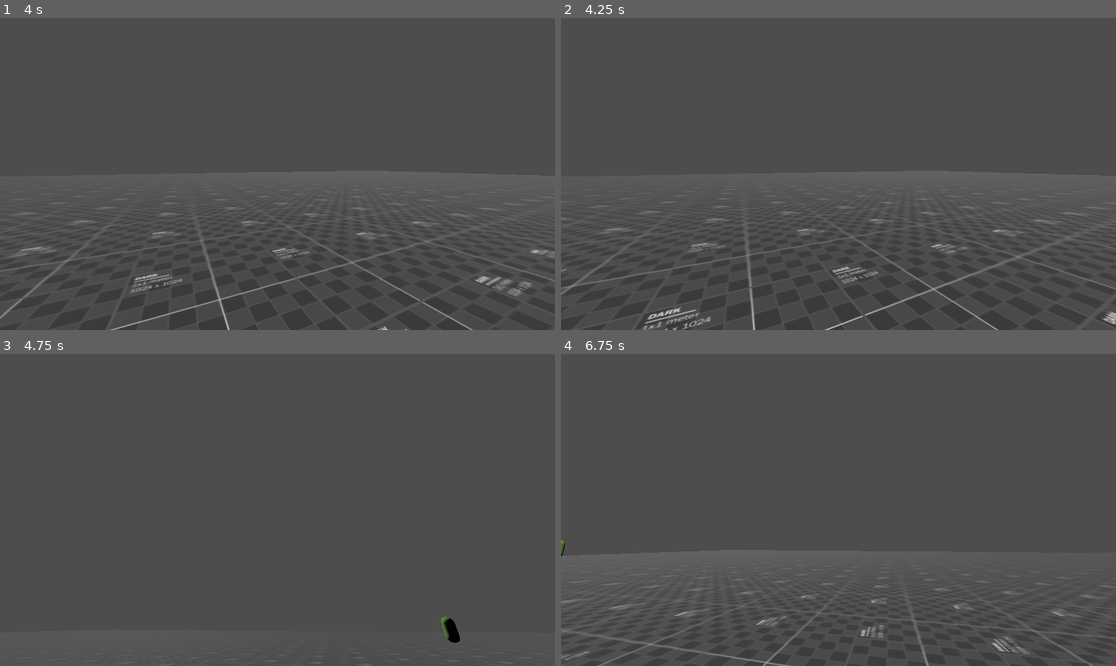
Above: before the commit, frames 1-4 (two rows, left to right).
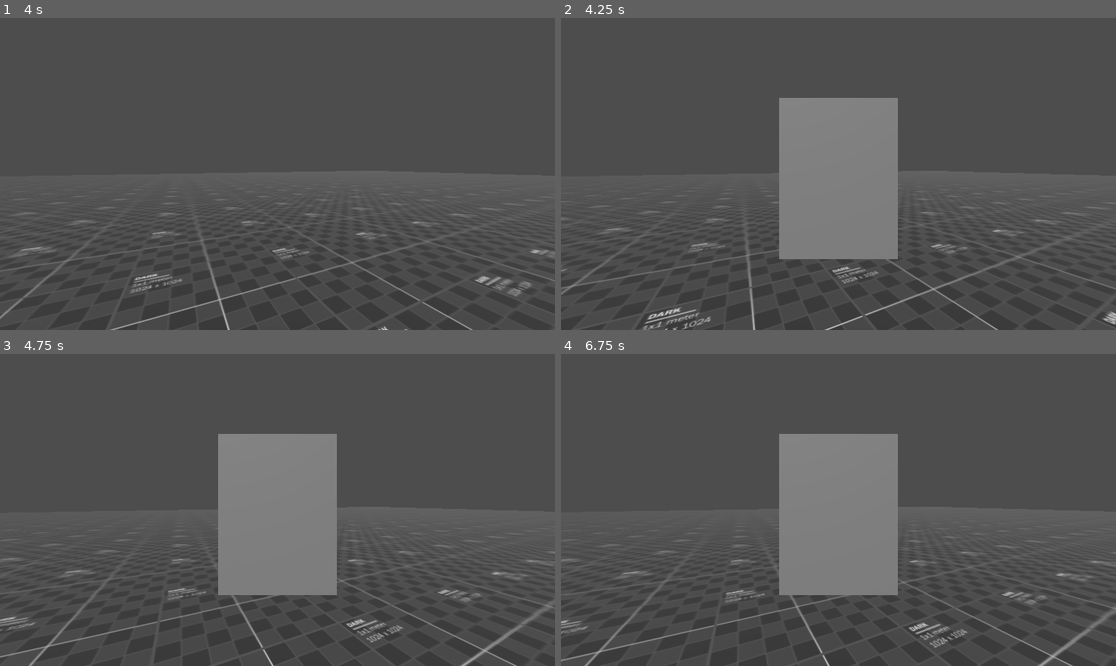
Above: after the commit, the same moments.

Repository: dairycultist/Deadman-Survival
Game: Godot game, scene res://world.tscn
Two runs of this game, one before a commit and one after it. Both use one fixed random seed, a clock stepped at 60 frames per second and the inputs below.
Inputs (mouse positions are in pixels of both pictures, inside the frame that each line leads up to):
- Up to frame 1 (4 s): tap Enter at 0.5 s; move the mouse to (305, 174) at 0.52 s; hold W (walk_up) from 0.53 s (still down); move the mouse to (249, 174) at 1.27 s; move the mouse to (288, 167) at 2.02 s; move the mouse to (271, 180) at 2.77 s; move the mouse to (316, 177) at 3.52 s
- Up to frame 2 (4.25 s): keep holding W (walk_up); tap Escape (pause) at 4.15 s
- Up to frame 3 (4.75 s): move the mouse to (111, 463) at 4.27 s; release W (walk_up) at 4.28 s; hold A (walk_left) from 4.28 s (still down)
- Up to frame 4 (6.75 s): move the mouse to (866, 510) at 5.02 s; release A (walk_left) at 5.03 s; hold S (walk_down) 5.03-5.78 s; move the mouse to (755, 432) at 5.77 s; hold D (walk_right) 5.78-6.53 s; move the mouse to (960, 494) at 6.52 s; hold W (walk_up) from 6.53 s (still down)

Frame 1 is identical in both runs. In frame 2, 11% of the frame differs, in the area x 39-61%, y 25-78%; in frame 3, 14%; in frame 4, 15%, in the area x 0-100%, y 25-100%.

Commit message:
Begin work on inventory system

Diff:
--- /dev/null
+++ b/backpack.gd
@@ -0,0 +1,4 @@
+extends Node3D
+
+@export var item_slots: Array[Node3D]
+#@export var weapon_slots: Array[Node3D]
--- /dev/null
+++ b/player.tscn
@@ -0,0 +1,47 @@
+[gd_scene load_steps=5 format=3 uid="uid://ctp0v8b07jg7a"]
+
+[ext_resource type="Script" uid="uid://bpo7bldsu63g3" path="res://player_controller.gd" id="1_4flbx"]
+[ext_resource type="Script" uid="uid://ssggqmpmlela" path="res://backpack.gd" id="2_onrkg"]
+
+[sub_resource type="CapsuleShape3D" id="CapsuleShape3D_aqk2v"]
+
+[sub_resource type="BoxMesh" id="BoxMesh_4flbx"]
+size = Vector3(0.77, 1.05, 0.3)
+
+[node name="Player" type="CharacterBody3D"]
+script = ExtResource("1_4flbx")
+accel = 25
+
+[node name="Collider" type="CollisionShape3D" parent="."]
+transform = Transform3D(1, 0, 0, 0, 1, 0, 0, 0, 1, 0, 1, 0)
+shape = SubResource("CapsuleShape3D_aqk2v")
+
+[node name="CameraAnchor" type="Camera3D" parent="."]
+transform = Transform3D(1, 0, 0, 0, 1, 0, 0, 0, 1, 0, 1.5, 0)
+
+[node name="Backpack" type="Node3D" parent="CameraAnchor" node_paths=PackedStringArray("item_slots")]
+transform = Transform3D(1, 0, 0, 0, 1, 0, 0, 0, 1, -2.3841858e-07, -0.030638933, -1.3227192)
+script = ExtResource("2_onrkg")
+item_slots = [NodePath("ItemSlot1"), NodePath("ItemSlot2"), NodePath("ItemSlot3"), NodePath("ItemSlot4"), NodePath("ItemSlot5"), NodePath("ItemSlot6")]
+
+[node name="MeshInstance3D" type="MeshInstance3D" parent="CameraAnchor/Backpack"]
+transform = Transform3D(1, 0, 0, 0, 1, 0, 0, 0, 1, 0, 0, -0.15)
+mesh = SubResource("BoxMesh_4flbx")
+
+[node name="ItemSlot1" type="Node3D" parent="CameraAnchor/Backpack"]
+transform = Transform3D(1, 0, 0, 0, 1, 0, 0, 0, 1, -0.2260282, 0.36247122, 0)
+
+[node name="ItemSlot2" type="Node3D" parent="CameraAnchor/Backpack"]
+transform = Transform3D(1, 0, 0, 0, 1, 0, 0, 0, 1, 0.226, 0.362, 0)
+
+[node name="ItemSlot3" type="Node3D" parent="CameraAnchor/Backpack"]
+transform = Transform3D(1, 0, 0, 0, 1, 0, 0, 0, 1, -0.2260282, 0.0889709, 0)
+
+[node name="ItemSlot4" type="Node3D" parent="CameraAnchor/Backpack"]
+transform = Transform3D(1, 0, 0, 0, 1, 0, 0, 0, 1, 0.226, 0.088499665, 0)
+
+[node name="ItemSlot5" type="Node3D" parent="CameraAnchor/Backpack"]
+transform = Transform3D(1, 0, 0, 0, 1, 0, 0, 0, 1, -0.2260282, -0.1803987, 0)
+
+[node name="ItemSlot6" type="Node3D" parent="CameraAnchor/Backpack"]
+transform = Transform3D(1, 0, 0, 0, 1, 0, 0, 0, 1, 0.226, -0.18086994, 0)
--- a/player_controller.gd
+++ b/player_controller.gd
@@ -8,6 +8,7 @@
 
 func _ready() -> void:
 	Input.set_mouse_mode(Input.MOUSE_MODE_CAPTURED)
+	$CameraAnchor/Backpack.visible = false
 
 func _process(delta: float) -> void:
 
@@ -30,10 +31,12 @@
 
 		if Input.mouse_mode == Input.MOUSE_MODE_CAPTURED:
 			Input.set_mouse_mode(Input.MOUSE_MODE_VISIBLE)
+			$CameraAnchor/Backpack.visible = true
 		else:
 			Input.set_mouse_mode(Input.MOUSE_MODE_CAPTURED)
+			$CameraAnchor/Backpack.visible = false
 
-	if event is InputEventMouseMotion:
+	if event is InputEventMouseMotion and Input.mouse_mode == Input.MOUSE_MODE_CAPTURED:
 
 		rotation.y += deg_to_rad(-event.relative.x * mouse_sensitivity)
 
--- a/world.tscn
+++ b/world.tscn
@@ -1,8 +1,8 @@
-[gd_scene load_steps=10 format=3 uid="uid://deknyv4y0bmnx"]
+[gd_scene load_steps=9 format=3 uid="uid://deknyv4y0bmnx"]
 
 [ext_resource type="Texture2D" uid="uid://c2q633o6tv2f0" path="res://debug.png" id="1_f3sb7"]
 [ext_resource type="Script" uid="uid://bqn3p1o4312am" path="res://zombie_spawner.gd" id="2_fj7yv"]
-[ext_resource type="Script" uid="uid://bpo7bldsu63g3" path="res://player_controller.gd" id="3_tlwt5"]
+[ext_resource type="PackedScene" uid="uid://ctp0v8b07jg7a" path="res://player.tscn" id="3_036b0"]
 [ext_resource type="ArrayMesh" uid="uid://eiqx334ur2nd" path="res://models/pistol_magazine.obj" id="4_aqk2v"]
 [ext_resource type="ArrayMesh" uid="uid://cp4or3mbrj0nd" path="res://models/pistol.obj" id="5_036b0"]
 
@@ -14,8 +14,6 @@
 
 [sub_resource type="PlaneMesh" id="PlaneMesh_f3sb7"]
 size = Vector2(100, 100)
-
-[sub_resource type="CapsuleShape3D" id="CapsuleShape3D_aqk2v"]
 
 [node name="World" type="Node3D"]
 
@@ -35,17 +33,10 @@
 script = ExtResource("2_fj7yv")
 spawning_surface = NodePath("../Floor")
 spawn_center = NodePath("../Player")
+min_spawn_distance = 30.0
+spawn_rate_sec = 20
 
-[node name="Player" type="CharacterBody3D" parent="."]
-script = ExtResource("3_tlwt5")
-accel = 25
-
-[node name="Collider" type="CollisionShape3D" parent="Player"]
-transform = Transform3D(1, 0, 0, 0, 1, 0, 0, 0, 1, 0, 1, 0)
-shape = SubResource("CapsuleShape3D_aqk2v")
-
-[node name="CameraAnchor" type="Camera3D" parent="Player"]
-transform = Transform3D(1, 0, 0, 0, 1, 0, 0, 0, 1, 0, 1.5, 0)
+[node name="Player" parent="." instance=ExtResource("3_036b0")]
 
 [node name="PistolMagazine" type="MeshInstance3D" parent="."]
 transform = Transform3D(1, 0, 0, 0, 1, 0, 0, 0, 1, 0.14383852, 0.52388346, 1.9782019)
Not shown, added: backpack.gd.uid
Not shown, changed: README.md
